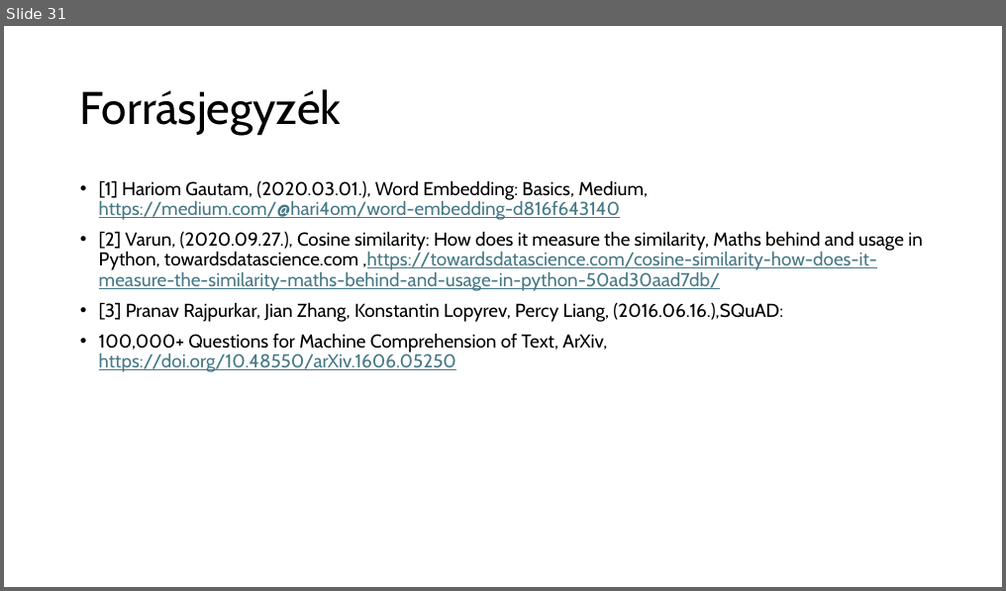
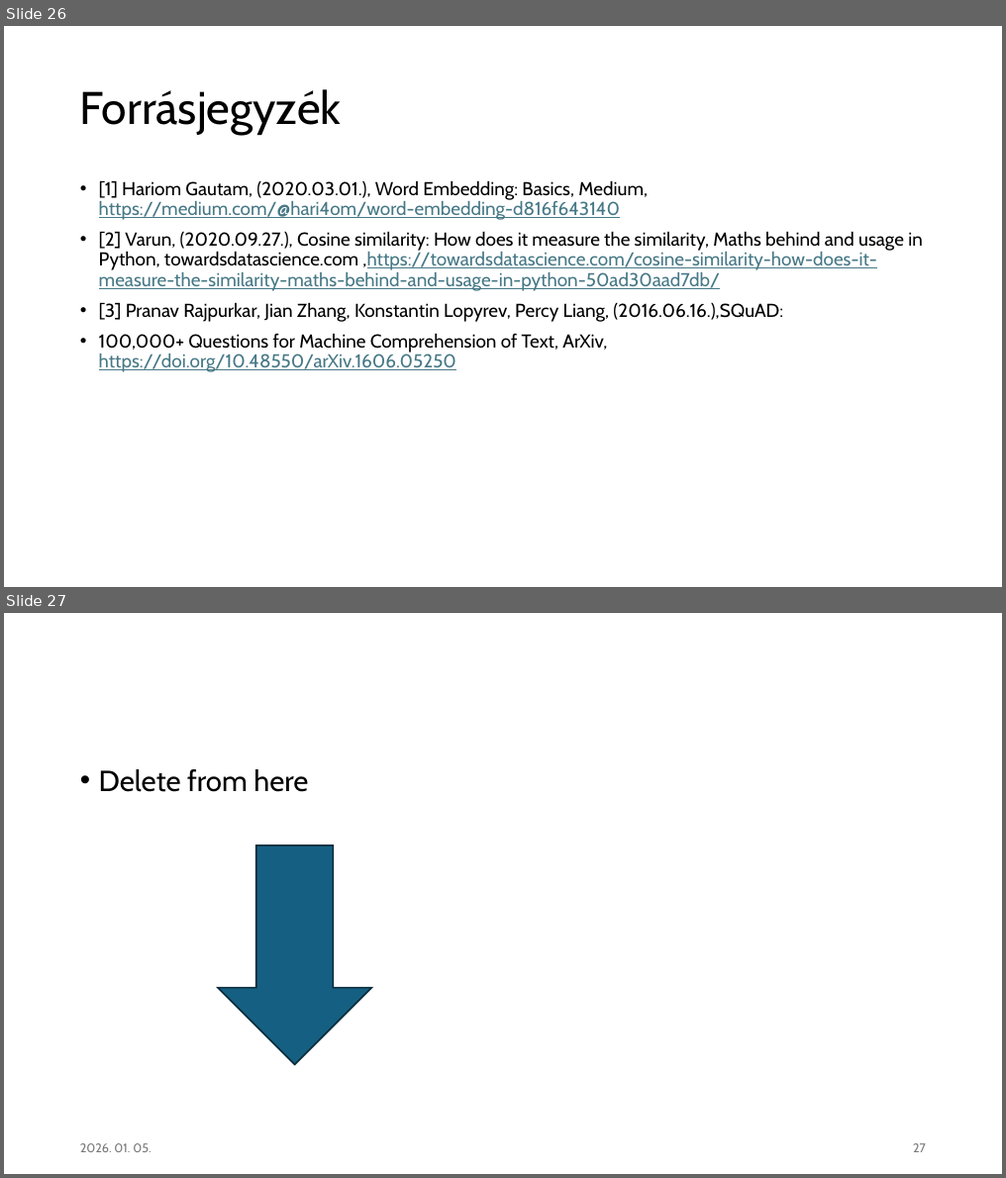
Before and after one commit to czotterbenedek/szakdoga_tdk, a slide deck: szakdoga/szakdolgozat_vedes.pptx. Shown one above the other, each under a label of ours: slide 31 before the commit, slides 26 and 27 after it. The pictures are 1006x591 and 1006x1178 pixels, drawn with LibreOffice and Linux fonts; fonts in the diff are those of the drawing. Boxes give left, top, right and bottom in pixels: in the first picture for what was removed or moved away, otherwise in the second. Text is boxed around its words. In the diff, an @@ line names an element or a change of style, - is before the commit and + after.

```diff
--- a/szakdoga/szakdolgozat_vedes.pptx
+++ b/szakdoga/szakdolgozat_vedes.pptx
@@ slide 27 added at bbox=[4, 613, 1002, 1174], background #FFFFFF @@
@@ text added at bbox=[99, 769, 308, 792], 28 pt, text #000000 @@
+• Delete from here
@@ down arrow added at bbox=[218, 846, 371, 1065], fill #156082, outline #092A39 1.5 pt @@
@@ text added at bbox=[80, 1144, 151, 1153], 12 pt, text #797979 @@
+2026. 01. 05.
@@ page number added at bbox=[913, 1144, 926, 1153], 12 pt, text #797979 @@
+27
@@ what was slide 31 is now slide 26 @@
```
Also in this commit, not shown: 22 slides changed, 1 other slide added, 1 other file.
